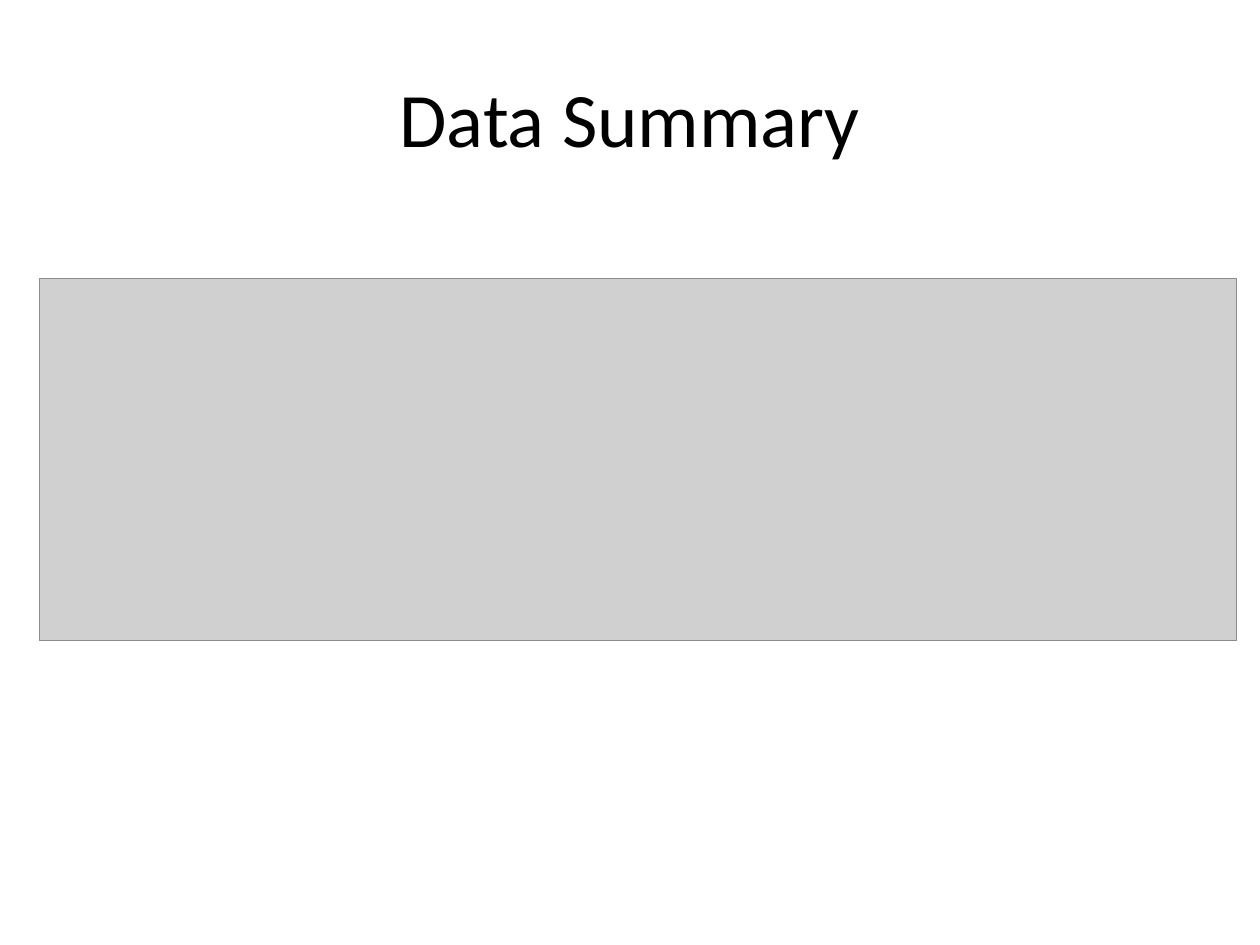
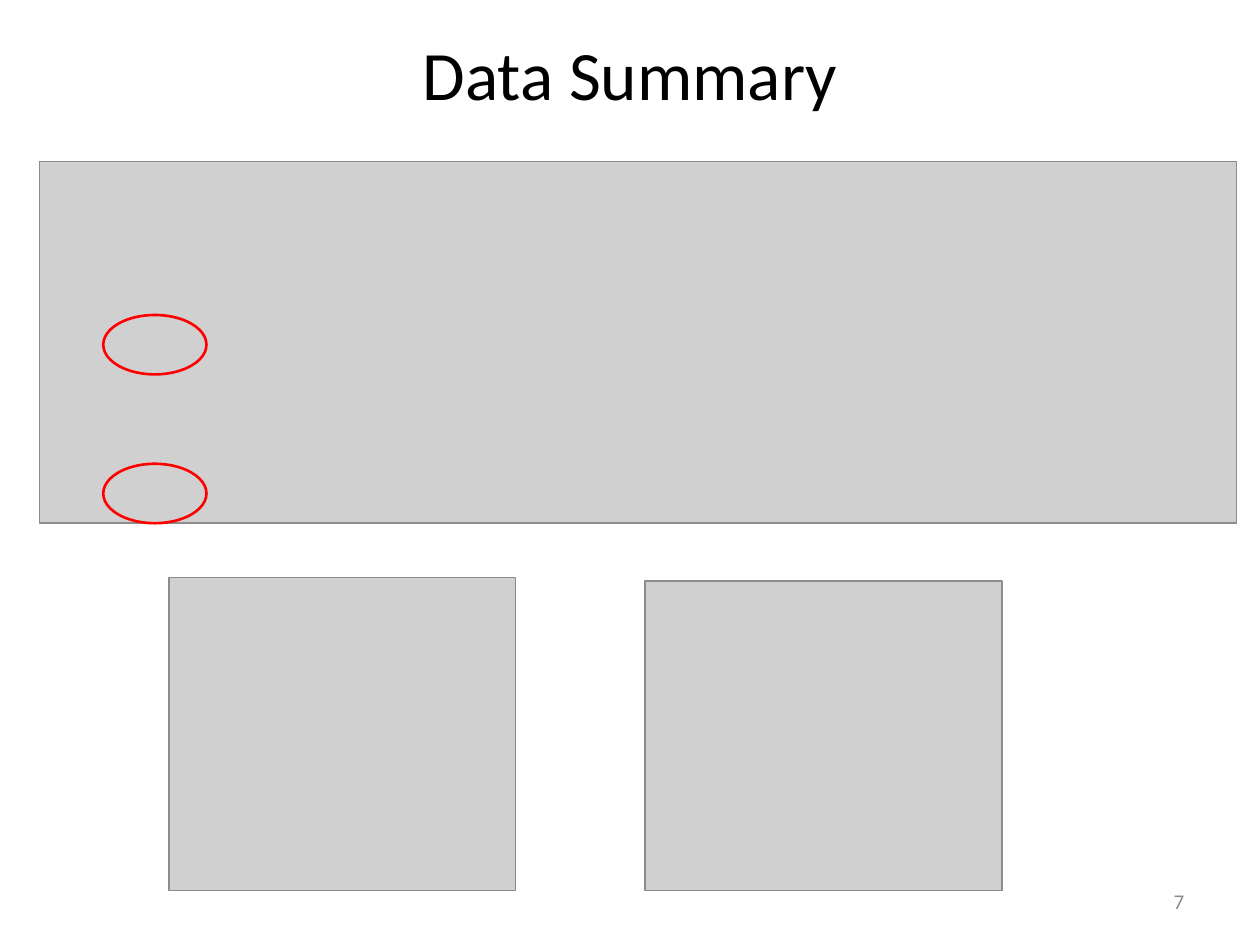
Before and after one commit to JeremyMcCormick/DAT_SF_14, a slide deck: slide 7 of myproject/Murder.pptx. Drawn at 1260x945 pixels with LibreOffice and Linux fonts; fonts in the diff are those of the drawing; grey boxes stand for pictures. Boxes give left, top, right and bottom in pixels: in the first picture for what was removed or moved away, otherwise in the second. Text is boxed around its words. In the diff, an @@ line names an element or a change of style, - is before the commit and + after.

```diff
--- a/myproject/Murder.pptx
+++ b/myproject/Murder.pptx
@@ title "Data Summary" moved from (x1=400, y1=97, x2=859, y2=160) to (x1=423, y1=55, x2=837, y2=112) @@
@@ title "Data Summary" at (x1=423, y1=55, x2=837, y2=112): size 44 to 39.6 pt @@
@@ picture moved from (x1=39, y1=278, x2=1236, y2=640) to (x1=39, y1=161, x2=1236, y2=523) @@
@@ ellipse added at (x1=103, y1=315, x2=207, y2=374), outline #FF0000 1.5 pt @@
@@ ellipse added at (x1=103, y1=464, x2=207, y2=523), outline #FF0000 1.5 pt @@
@@ picture added at (x1=169, y1=577, x2=515, y2=891) @@
@@ picture added at (x1=645, y1=581, x2=1002, y2=891) @@
@@ page number added at (x1=1174, y1=895, x2=1185, y2=909), 12 pt, text #8C8C8C @@
+7
```
Also in this commit, not shown: 12 other slides changed, 15 slides added, 14 slides removed, 4 other files.
